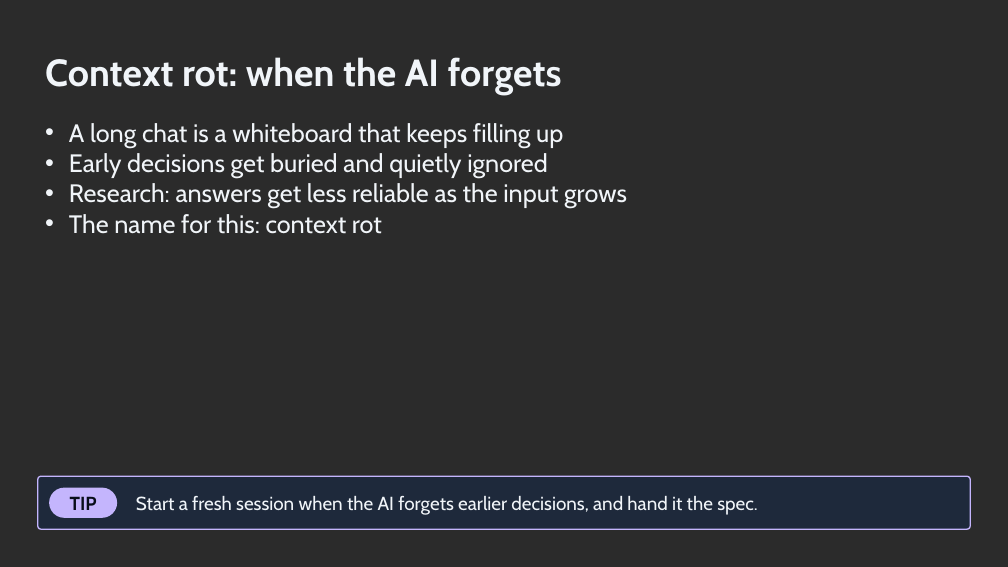
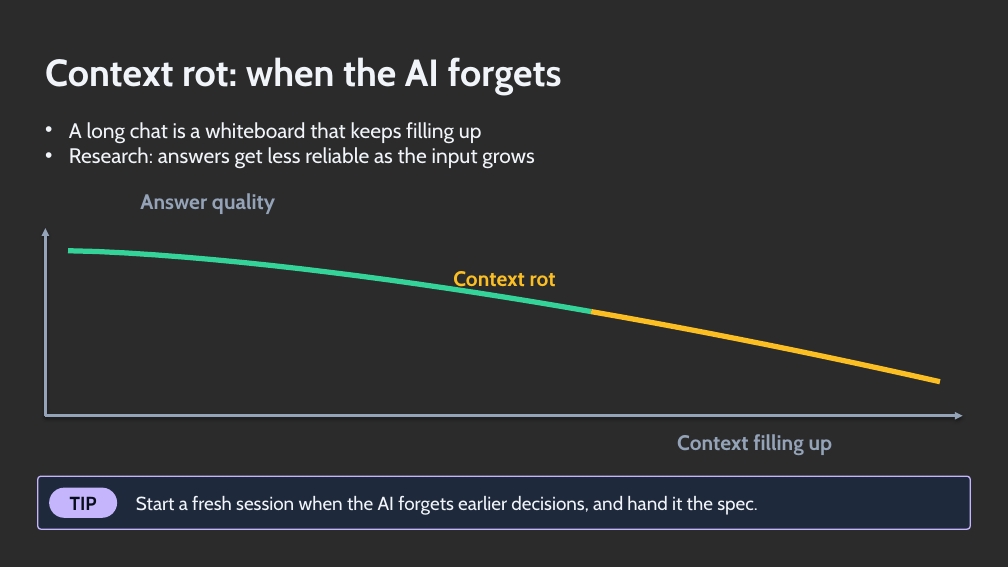
Before and after one commit to ronyronen/speckit-claude-presentation, a slide deck: slide 7 of presentation/speckit-workshop.pptx. Drawn at 1008x567 pixels with LibreOffice and Linux fonts; fonts in the diff are those of the drawing; background and template pictures are left out; a plain dark background stands for a picture behind light text. Boxes give left, top, right and bottom in pixels: in the first picture for what was removed or moved away, otherwise in the second. Text is boxed around its words. In the diff, an @@ line names an element or a change of style, - is before the commit and + after.

```diff
--- a/presentation/speckit-workshop.pptx
+++ b/presentation/speckit-workshop.pptx
@@ text "A long chat is a ..." at <box>69,122,534,169</box>: size 24 to 20 pt @@
@@ text at <box>69,153,547,178</box>: paragraph removed @@
-• Early decisions get buried and quietly ignored
@@ text added at <box>140,193,275,214</box>, 20 pt, text #94A3B8, bold @@
+Answer quality
@@ arrow added from (45, 416) to (45, 228), #94A3B8 2.5 pt @@
@@ text at <box>69,214,382,234</box>: paragraph removed @@
-• The name for this: context rot
@@ freeform shape added at <box>68,251,591,312</box>, outline #34D399 5 pt @@
@@ text added at <box>453,271,556,292</box>, 20 pt, text #FBBF24, bold @@
+Context rot
@@ freeform shape added at <box>591,312,940,382</box>, outline #FBBF24 5 pt @@
@@ arrow added from (45, 416) to (963, 416), #94A3B8 2.5 pt @@
@@ text added at <box>677,434,833,455</box>, 20 pt, text #94A3B8, bold @@
+Context filling up
```
Also in this commit, not shown: 13 other slides changed, 2 other files.
